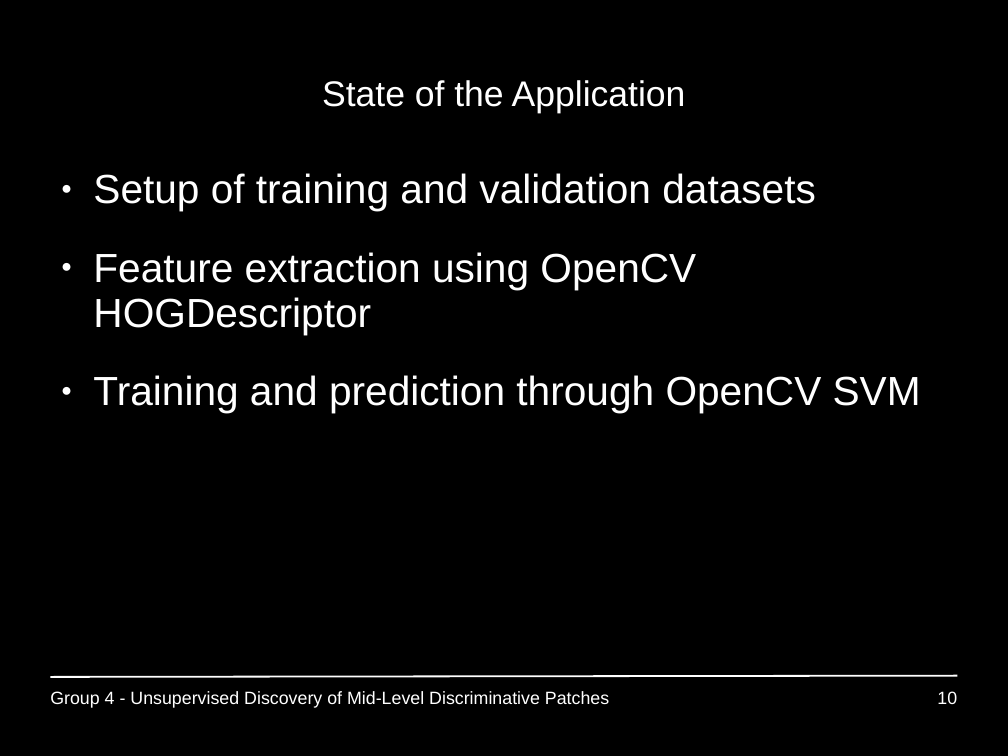
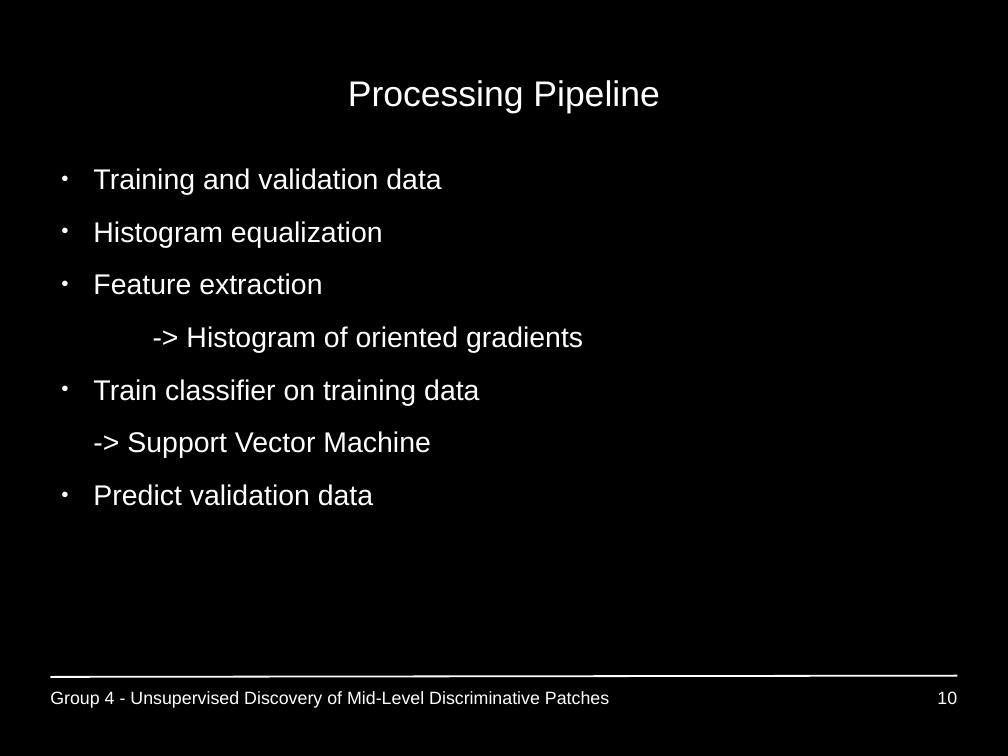
Before and after one commit to GiannisPapadopoulos/DiscriminativePatches, a slide deck: slide 10 of presentations/period2/MAI_Project1_Group4_p2.ppt. Drawn at 1008x756 pixels with LibreOffice and Linux fonts; fonts in the diff are those of the drawing. Boxes give left, top, right and bottom in pixels: in the first picture for what was removed or moved away, otherwise in the second. Text is boxed around its words. In the diff, an @@ line names an element or a change of style, - is before the commit and + after.

```diff
--- a/presentations/period2/MAI_Project1_Group4_p2.ppt
+++ b/presentations/period2/MAI_Project1_Group4_p2.ppt
@@ title at box(348, 80, 659, 113): text changed @@
-State of the Application
+Processing Pipeline
@@ text at box(93, 168, 583, 506): text changed; size 32 to 22.4 pt @@
-● Setup of training and validation datasets
-● Feature extraction using OpenCV HOGDescriptor
-● Training and prediction through OpenCV SVM
+● Training and validation data
+● Histogram equalization
+● Feature extraction
+  -> Histogram of oriented gradients
+● Train classifier on training data
+-> Support Vector Machine
+● Predict validation data
```
Also in this commit, not shown: 1 other slide changed, 10 slides added, 35 other files.
